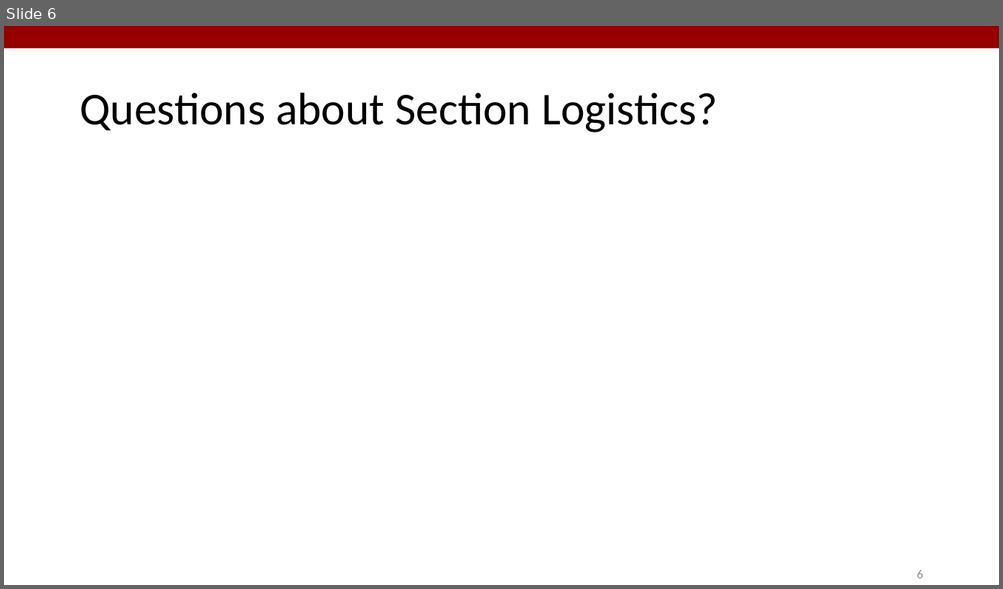
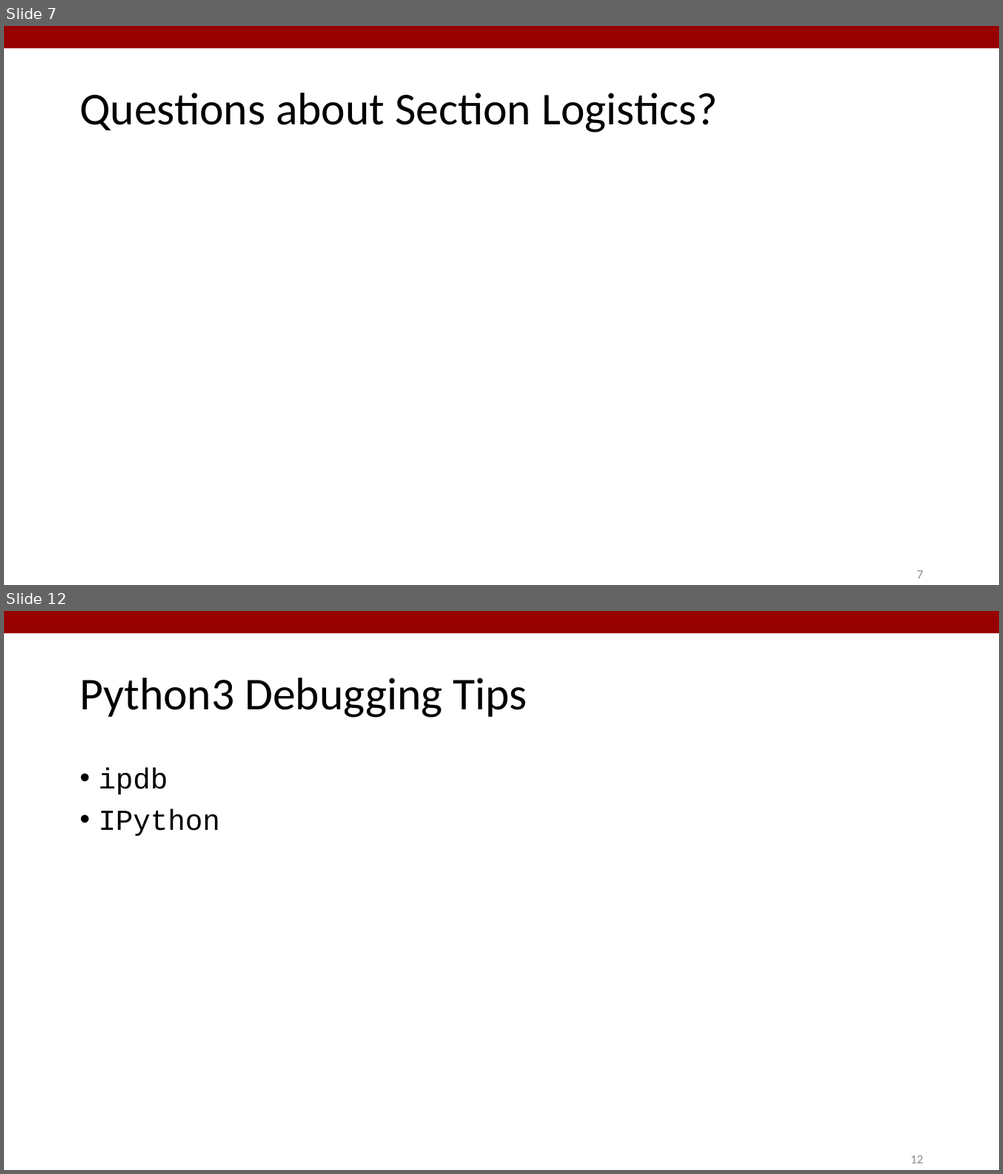
Before and after one commit to StanfordASL/PoRA-I-Sections, a slide deck: s1/slides/s1.pptx. Shown one above the other, each under a label of ours: slide 6 before the commit, slides 7 and 12 after it; the slides between them are not shown. The pictures are 1003x589 and 1003x1174 pixels, drawn with LibreOffice and Linux fonts; fonts in the diff are those of the drawing. Boxes give left, top, right and bottom in pixels: in the first picture for what was removed or moved away, otherwise in the second. Text is boxed around its words. In the diff, an @@ line names an element or a change of style, - is before the commit and + after.

```diff
--- a/s1/slides/s1.pptx
+++ b/s1/slides/s1.pptx
@@ slide 12 added at (x1=4, y1=611, x2=999, y2=1170), background #FFFFFF; not listed: 1 template element that a slide beside it also shows @@
@@ text added at (x1=79, y1=678, x2=526, y2=718), 44 pt, text #000000 @@
+Python3 Debugging Tips
@@ text added at (x1=99, y1=767, x2=220, y2=836), 28 pt, text #000000 @@
+• ipdb
+• IPython
@@ page number added at (x1=910, y1=1156, x2=923, y2=1164), 12 pt, text #8B8B8B @@
+12
@@ what was slide 6 is now slide 7 @@
@@ page number at (x1=916, y1=571, x2=922, y2=579): text changed @@
-6
+7
```
Also in this commit, not shown: 7 slides changed, 2 other slides added, 6 slides removed, 4 other files.
